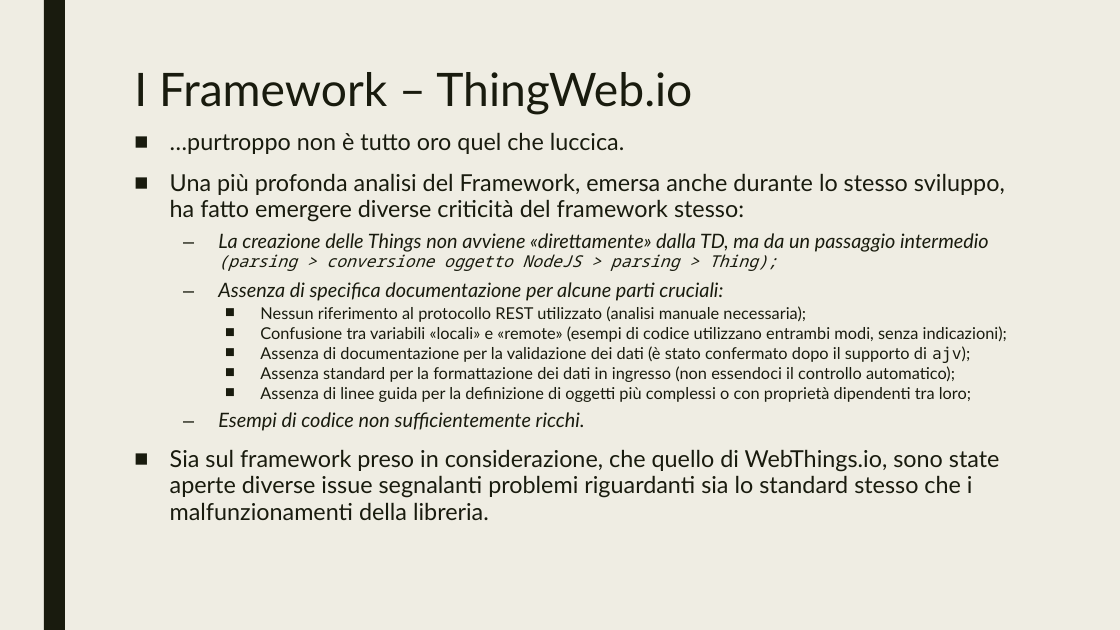
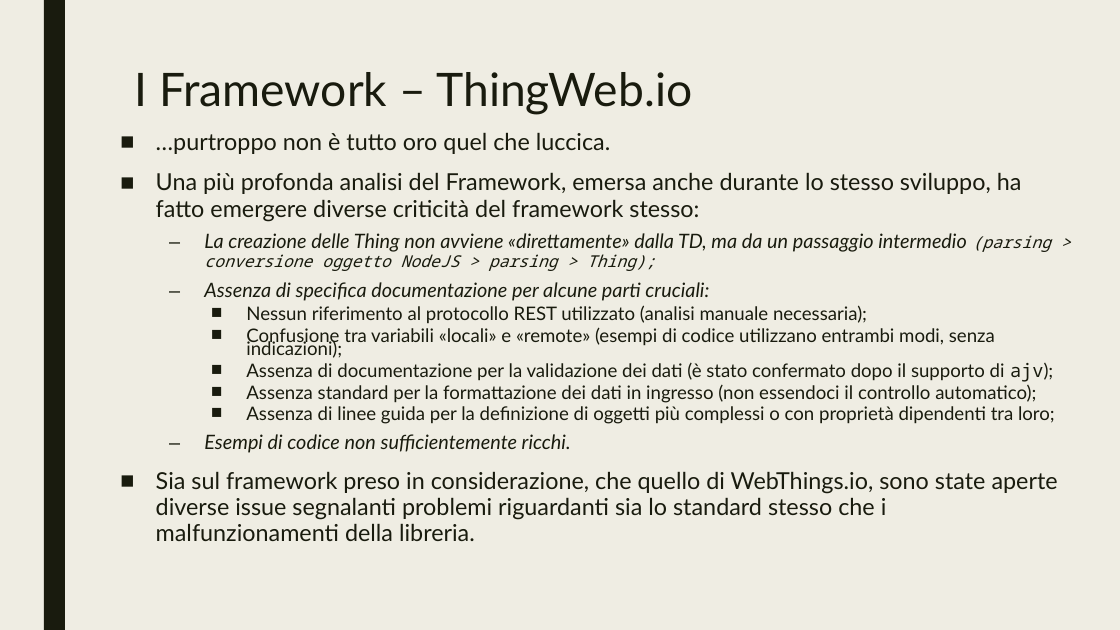
Before and after one commit to Martinocom/pervasive-semantic-exam, a slide deck: slide 20 of doc/Presentation.pptx. Drawn at 1120x630 pixels with LibreOffice and Linux fonts; fonts in the diff are those of the drawing. Boxes give left, top, right and bottom in pixels: in the first picture for what was removed or moved away, otherwise in the second. Text is boxed around its words. In the diff, an @@ line names an element or a change of style, - is before the commit and + after.

```diff
--- a/doc/Presentation.pptx
+++ b/doc/Presentation.pptx
@@ text "…purtroppo non è tutto oro ...": place and size @@
-text "…purtroppo non è tutto oro ..." at [170,132,1007,520]
+text "…purtroppo non è tutto oro ..." at [156,132,1058,541]
@@ text at [204,233,1051,252]: text changed @@
-  – La creazione delle Things non avviene «direttamente» dalla TD, ma da un passaggio intermedio (parsing > conversione oggetto NodeJS > parsing > Thing);
+  – La creazione delle Thing non avviene «direttamente» dalla TD, ma da un passaggio intermedio (parsing > conversione oggetto NodeJS > parsing > Thing);
@@ text at [246,305,1055,424]: size 14 to 16 pt in "Nessun riferimento al protocollo REST utilizzato (analisi ...", "Confusione tra variabili «locali» e «remote» (esempi ...", "Assenza di documentazione per la validazione dei ...", "Assenza standard per la formattazione dei dati ..." and 1 more places @@
```
Also in this commit, not shown: 14 other slides changed, 8 slides added.
